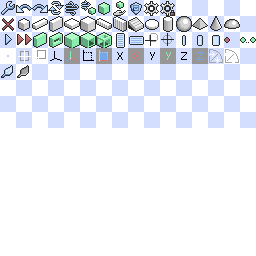
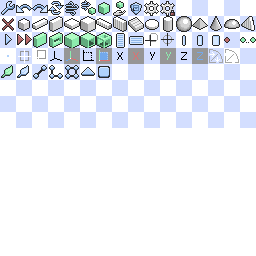
Layer changes from the first 256×256 image to the second:
added layer "icons.png copy" above "icons.png" over box(241, 16, 255, 31)
painted on "icons.png" over box(2, 5, 255, 79)
